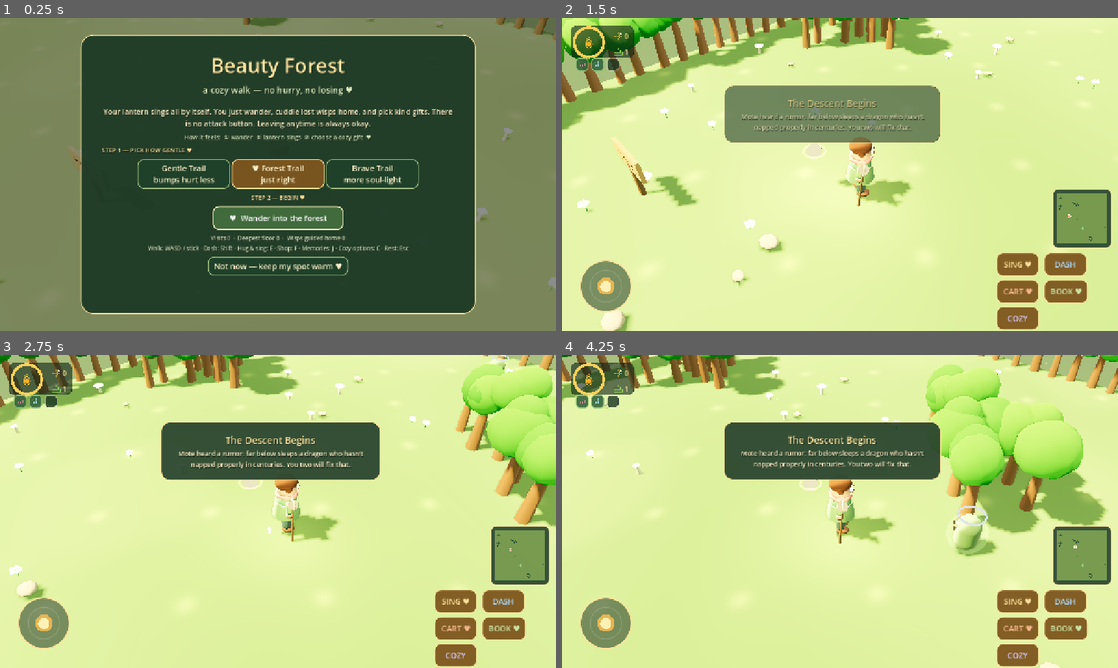
Above: before the commit, frames 1-4 (two rows, left to right).
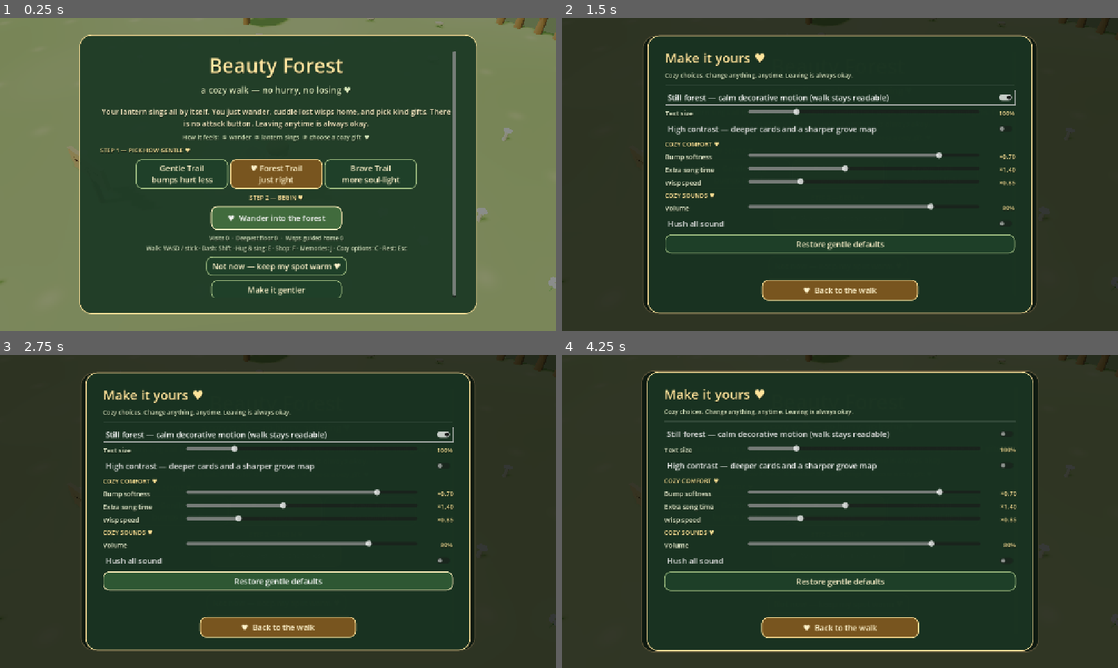
Above: after the commit, the same moments.

Repository: mlibre/beauty-forest
Game: Godot game, scene res://scenes/main.tscn
The game is run twice, just before and just after one commit, with the same random seed, the same clock (stepped at 60 frames per second) and the same inputs.
Inputs (mouse positions are in pixels of both pictures, inside the frame that each line leads up to):
- Up to frame 1 (0.25 s): no input
- Up to frame 2 (1.5 s): click (840, 290) at 0.5 s, where only the run after the commit has a clickable "Make it gentler"; tap Enter (ui_accept) at 1.25 s; move the mouse to (962, 158) at 1.27 s; hold D (bf_right) from 1.28 s (still down); hold Enter (ui_accept) from 1.28 s (still down); click (962, 158) at 1.42 s
- Up to frame 3 (2.75 s): tap F (bf_shop) at 1.52 s; release D (bf_right) at 2 s; release Enter (ui_accept) at 2 s; drag from (44, 624) to (250, 574) at 2.02 s
- Up to frame 4 (4.25 s): move the mouse to (895, 442) at 2.77 s; hold D (bf_right) 2.78-3.5 s; hold E (bf_interact) 2.78-3.5 s; tap Enter (ui_accept) at 3.05 s; drag from (812, 574) to (673, 464) at 3.52 s

The runs differ from the first frame. In frame 1, 6.9% of the frame differs, in the area x 14-86%, y 5-95%; in frame 2, 100%, in the area x 0-100%, y 0-100%; in frame 3, 99%; in frame 4, 99%.

Commit message:
fix(ui): let the gentler-forest options be reached from the menu

Diff:
--- a/scripts/game_ui_screens.gd
+++ b/scripts/game_ui_screens.gd
@@ -91,6 +91,18 @@
     var leave_center := CenterContainer.new()
     leave_center.add_child(leave)
     _overlay_content.add_child(leave_center)
+    # The menu's own key line advertises "Cozy options: C", but nothing here
+    # emitted settings_open_requested, so C (and any player who reads the line)
+    # had no way to reach the gentler-forest panel before starting: zero entry
+    # points on this screen. Offer it here, next to the leave button it pairs
+    # with, and let the director hand the menu back on close.
+    var cozy := _button("Make it gentler", false)
+    cozy.custom_minimum_size = Vector2(300, 44)
+    cozy.tooltip_text = "Reduce hits, calm the wobble, and turn up the contrast before you begin."
+    cozy.pressed.connect(func(): settings_open_requested.emit())
+    var cozy_center := CenterContainer.new()
+    cozy_center.add_child(cozy)
+    _overlay_content.add_child(cozy_center)
     _fit_layout()
 	# Refit AFTER building: the panels are authored at comfortable desktop
 	# widths, and _refit_content can only clamp children that already exist.
--- a/scripts/main.gd
+++ b/scripts/main.gd
@@ -35,10 +35,8 @@
     _apply_settings(settings, false)
 
     _load_floor(1, true)
-    mode = Mode.MENU
-    player.set_control_enabled(false)
     ui.set_selected_style(selected_style)
-    ui.show_menu(meta)
+    _show_menu()
 
 func _connect_ui() -> void:
     ui.start_requested.connect(_on_start_requested)
@@ -110,6 +108,13 @@
         return
     if mode == Mode.MENU and event.is_action_pressed("ui_accept"):
         _start_run(1)
+        get_viewport().set_input_as_handled()
+        return
+    # The menu's key line promises C opens the gentler-forest options, so it has
+    # to work before a run starts -- otherwise the only way in is to begin, pause,
+    # and find COZY from there.
+    if mode == Mode.MENU and event.is_action_pressed("bf_settings"):
+        _open_settings()
         get_viewport().set_input_as_handled()
         return
     if mode == Mode.DEAD and event.is_action_pressed("ui_accept"):
@@ -350,6 +355,11 @@
     if previous_mode == Mode.PAUSED:
         mode = Mode.PAUSED
         ui.show_pause(meta)
+    elif previous_mode == Mode.MENU:
+        # Came here straight from the menu's "Make it gentler": hand the menu
+        # back rather than closing every panel, which would leave the player
+        # staring at an empty screen instead of the one they opened from.
+        _show_menu()
     else:
         mode = previous_mode
         _set_world_processing(mode in [Mode.MENU, Mode.PLAYING])
@@ -369,6 +379,18 @@
         _:
             ui.close_panels()
 
+## Put the title menu back up, from wherever the game is.
+##
+## Boot and the settings panel's way home both need this, so it lives here
+## rather than at each call site: the world keeps breathing behind the menu,
+## the hero loses the controls, and the menu is rebuilt from current `meta` so
+## the record line reads true even after a run.
+func _show_menu() -> void:
+    mode = Mode.MENU
+    _set_world_processing(true)
+    player.set_control_enabled(false)
+    ui.show_menu(meta)
+
 func _show_ending() -> void:
     mode = Mode.ENDING
     _set_world_processing(false)
--- a/tests/regression_main_flow.gd
+++ b/tests/regression_main_flow.gd
@@ -613,9 +613,61 @@
         if not _check(game.player.control_enabled,
                 "the hero was left unable to move after closing settings from the %s" % origin):
             return false
+    if not await _check_settings_open_from_the_menu(game):
+        return false
     game._start_run(1)
     await _frames(4)
     return true
+
+func _check_settings_open_from_the_menu(game: Node) -> bool:
+    ## The menu's own key line advertises "Cozy options: C", but nothing on that
+    ## screen emitted settings_open_requested and _unhandled_input returned
+    ## before the bf_settings branch in every non-playing mode -- so the only way
+    ## in was to start a run, pause it, and find COZY from there. A player who
+    ## wants the gentler forest had to be inside a run to ask for it.
+    if not await _open_settings_from_the_menu(game, "the button"):
+        return false
+    # The same promise, made by the key line, has to hold for the key itself.
+    if not await _open_settings_from_the_menu(game, "the C key"):
+        return false
+    game._show_menu()
+    await _frames(3)
+    return true
+
+func _open_settings_from_the_menu(game: Node, way: String) -> bool:
+    game._show_menu()
+    await _frames(3)
+    if not _check(game.mode == game.Mode.MENU, "the menu did not open for %s (mode %d)" % [way, game.mode]):
+        return false
+    if way == "the button":
+        var cozy: Button = null
+        for candidate in game.ui._overlay_content.find_children("*", "Button", true, false):
+            if (candidate as Button).text.contains("gentler"):
+                cozy = candidate as Button
+        if not _check(cozy != null, "the menu offered no way into the gentler-forest panel"):
+            return false
+        cozy.pressed.emit()
+    else:
+        var key := InputEventKey.new()
+        key.pressed = true
+        key.physical_keycode = KEY_C
+        game._unhandled_input(key)
+    await _frames(3)
+    if not _check(game.mode == game.Mode.SETTINGS,
+            "%s did nothing from the menu (mode stayed %d)" % [way, game.mode]):
+        return false
+    if not _check(_has_text(game.ui._shop_frame, "Make it yours"),
+            "closing the menu for %s left the menu content on screen instead of the settings panel" % way):
+        return false
+    game.ui.settings_closed.emit()
+    await _frames(3)
+    # Closing has to hand the MENU back, not close every panel and leave the
+    # player staring at an empty screen.
+    if not _check(game.mode == game.Mode.MENU,
+            "closing settings did not return to the menu after %s (mode %d)" % [way, game.mode]):
+        return false
+    return _check(game.ui._overlay_card.visible,
+            "the menu card was left hidden after closing settings opened by %s" % way)
 
 func _check_buying_past_the_charm_cap_says_so(game: Node) -> bool:
     ## Filling all three charm slots and then buying a fourth charged the
